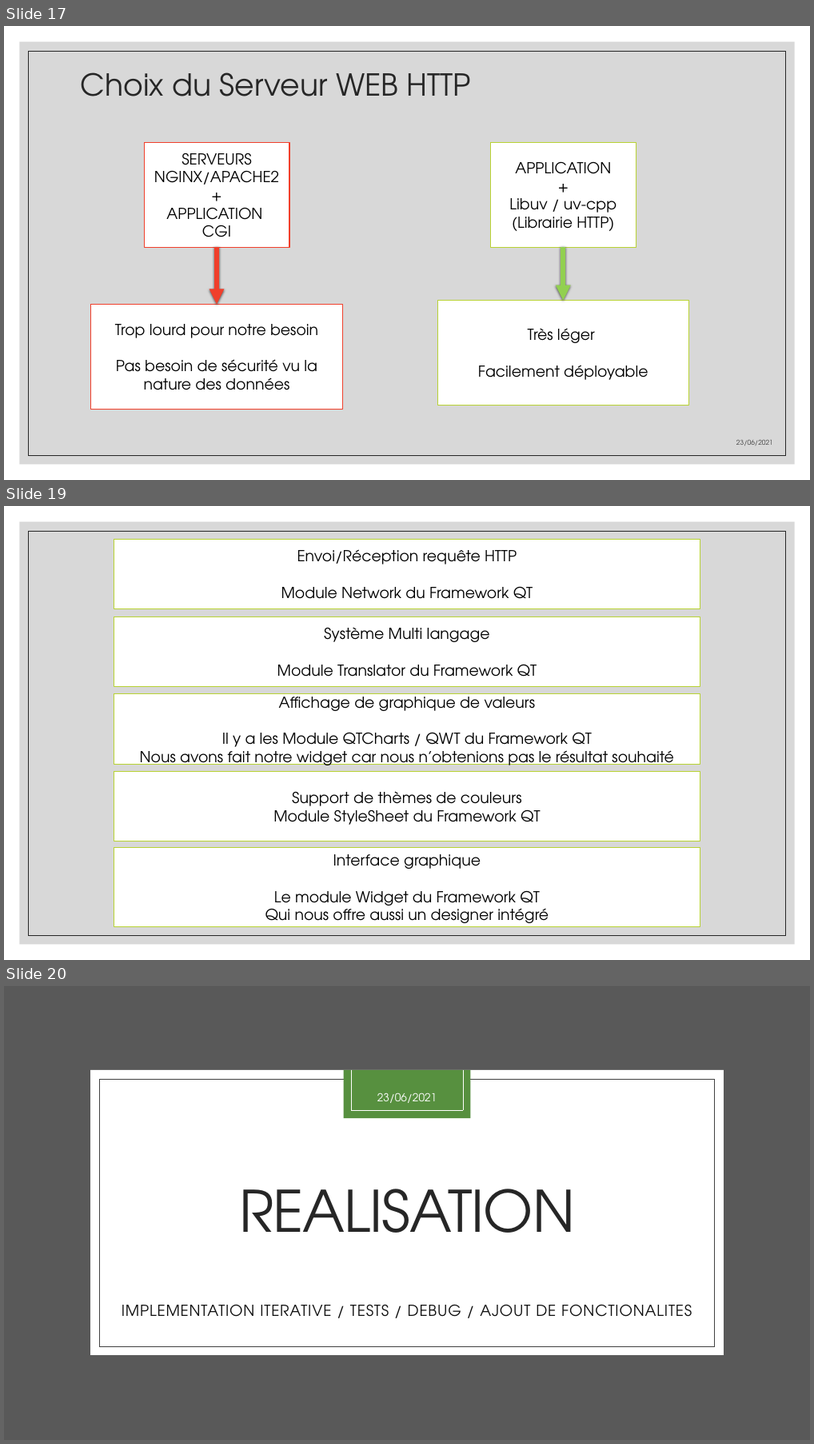
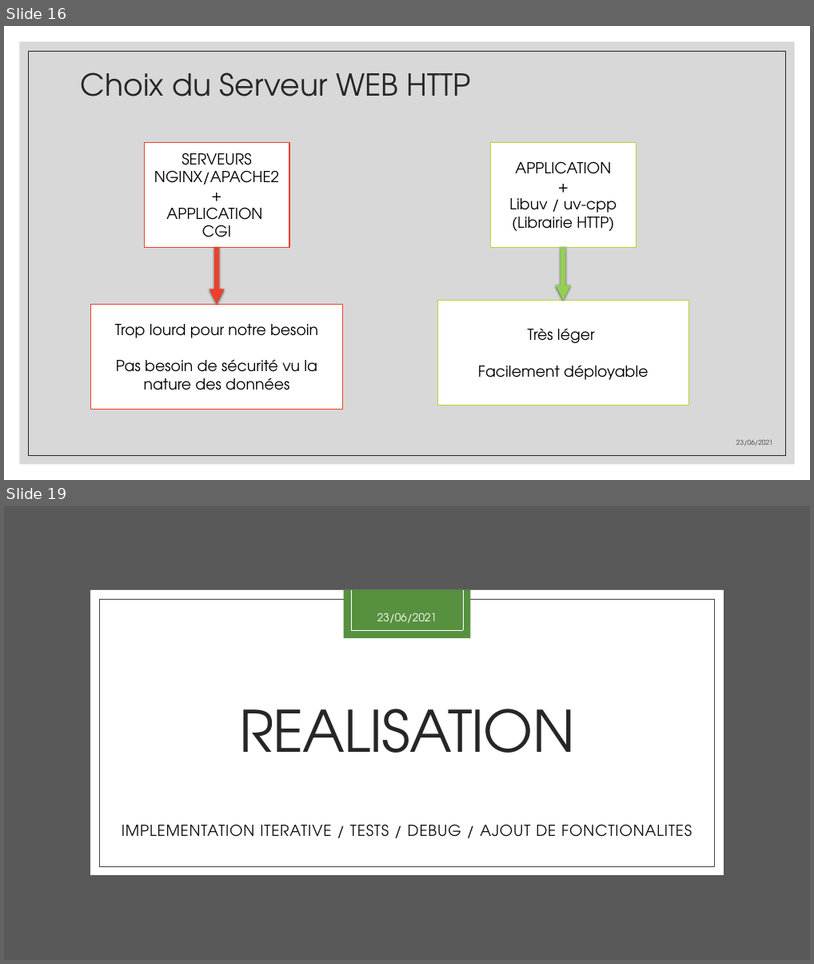
Before and after one commit to aiekick/ProjectStationMeteo, a slide deck: doc/StationMeteo_Soutenance_Stephane.pptx. Shown one above the other, each under a label of ours: slides 17, 19 and 20 before the commit, slides 16 and 19 after it; the slides between them are not shown. The pictures are 814x1444 and 814x964 pixels, drawn with LibreOffice and Linux fonts; fonts in the diff are those of the drawing. Boxes give left, top, right and bottom in pixels: in the first picture for what was removed or moved away, otherwise in the second. Text is boxed around its words. In the diff, an @@ line names an element or a change of style, - is before the commit and + after.

```diff
--- a/doc/StationMeteo_Soutenance_Stephane.pptx
+++ b/doc/StationMeteo_Soutenance_Stephane.pptx
@@ slide 19 removed at (4, 506, 810, 960), background #FFFFFF; not listed: 2 template elements that a slide beside it also shows @@
@@ rectangle removed at (114, 540, 700, 609) @@
-Envoi/Réception requête HTTP
-Module Network du Framework QT
@@ rectangle removed at (114, 616, 700, 687) @@
-Système Multi langage
-Module Translator du Framework QT
@@ rectangle removed at (114, 694, 700, 764) @@
-Affichage de graphique de valeurs
-Il y a les Module QTCharts / QWT du Framework QT
-Nous avons fait notre widget car nous n’obtenions pas le résultat souhaité
@@ rectangle removed at (114, 772, 700, 842) @@
-Support de thèmes de couleurs
-Module StyleSheet du Framework QT
@@ rectangle removed at (114, 847, 700, 927) @@
-Interface graphique
-Le module Widget du Framework QT
-Qui nous offre aussi un designer intégré
@@ what was slide 17 is now slide 16 @@
@@ what was slide 20 is now slide 19 @@
```
Also in this commit, not shown: 3 slides changed, 4 slides added, 1 other slide removed.
